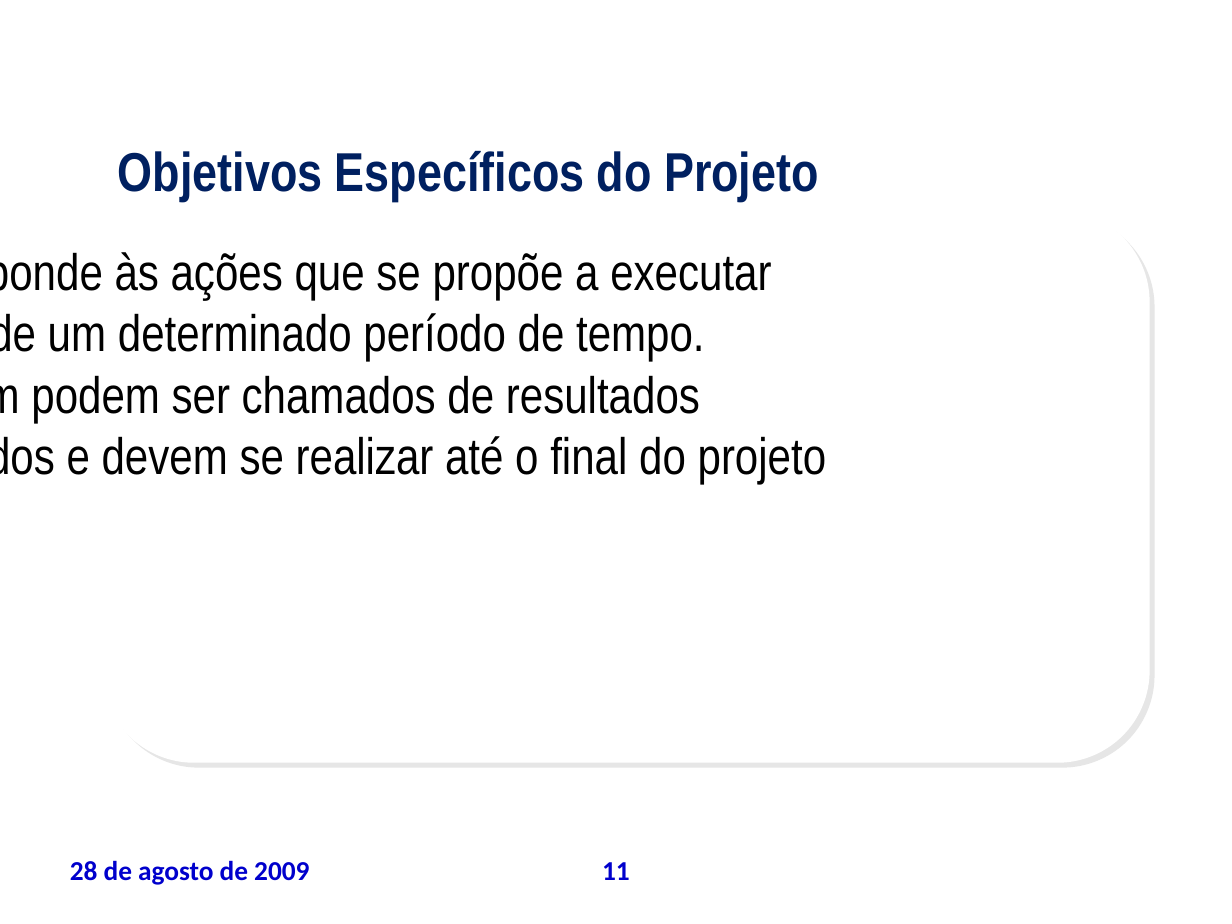
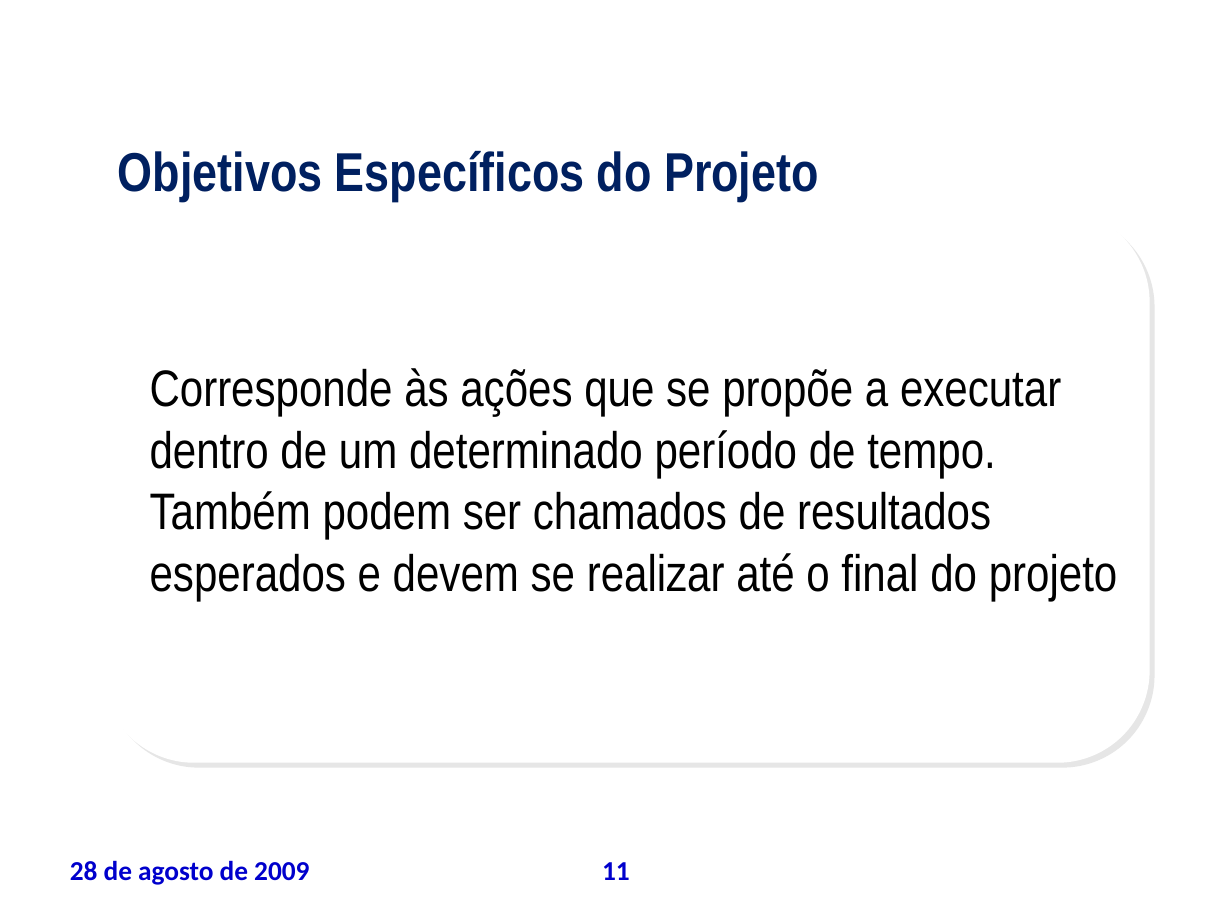
Before and after one commit to leoevaristo/psa20092, a slide deck: slide 11 of ARTEFATOS/TAP_apresentacao.ppt. Drawn at 1232x924 pixels with LibreOffice and Linux fonts; fonts in the diff are those of the drawing; background and template pictures are left out. Boxes give left, top, right and bottom in pixels: in the first picture for what was removed or moved away, otherwise in the second. Text is boxed around its words. In the diff, an @@ line names an element or a change of style, - is before the commit and + after.

```diff
--- a/ARTEFATOS/TAP_apresentacao.ppt
+++ b/ARTEFATOS/TAP_apresentacao.ppt
@@ text "Corresponde às ações que se ..." rewrapped from <box>0,252,827,485</box> to <box>150,368,1118,601</box> @@
```
Also in this commit, not shown: 9 other slides changed.
